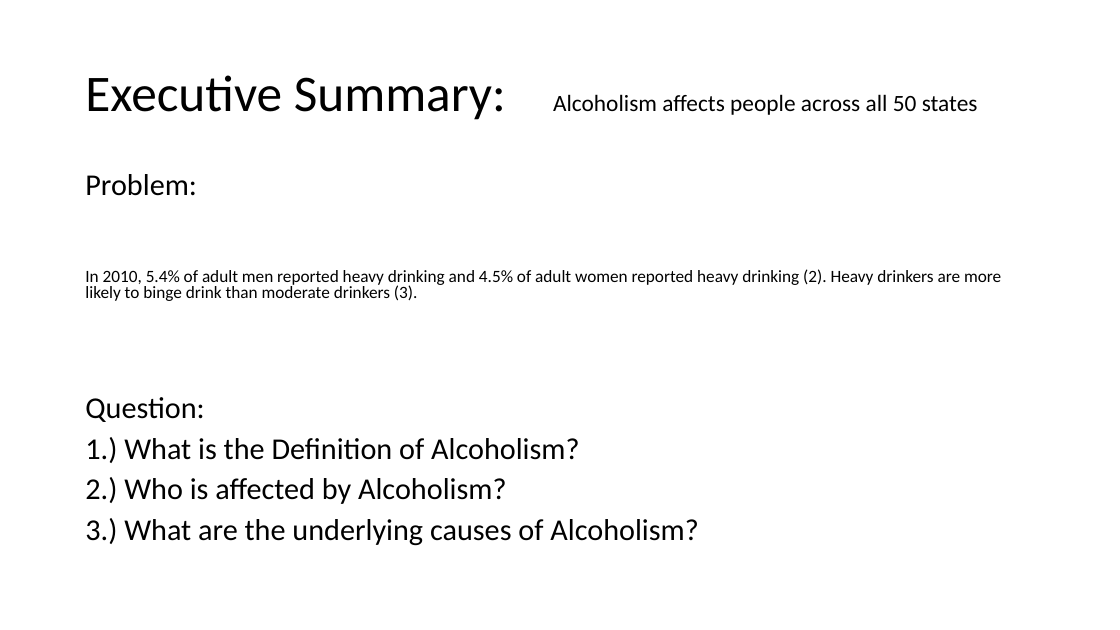
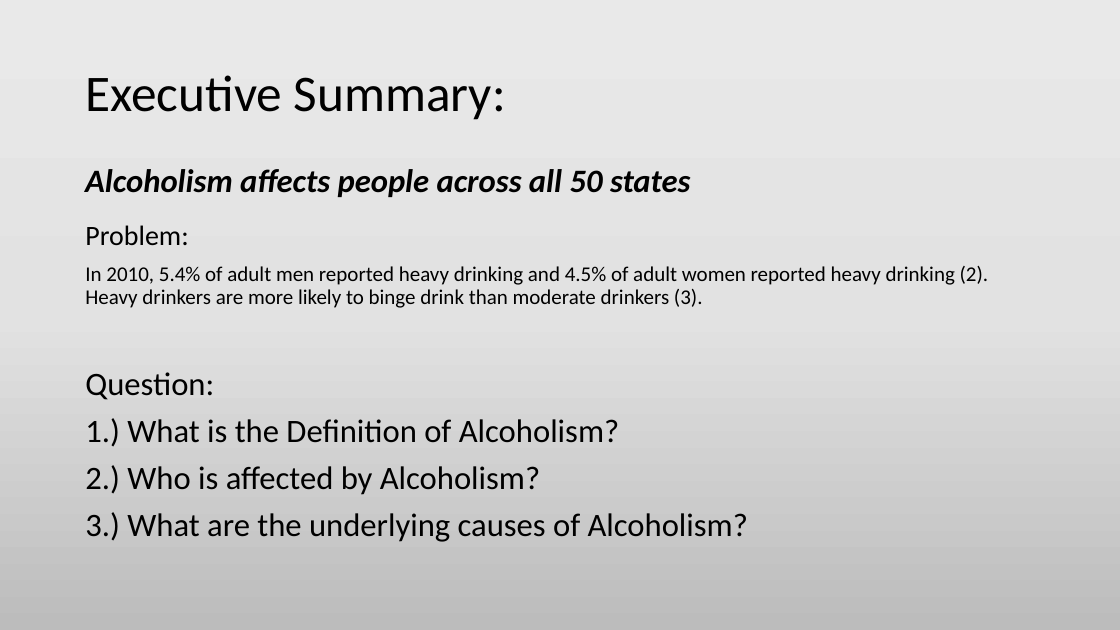
Before and after one commit to cmtaflin/Groupb2, a slide deck: slide 2 of Caused of Alcoholism.pptx. Drawn at 1120x630 pixels with LibreOffice and Linux fonts; fonts in the diff are those of the drawing. Boxes give left, top, right and bottom in pixels: in the first picture for what was removed or moved away, otherwise in the second. Text is boxed around its words. In the diff, an @@ line names an element or a change of style, - is before the commit and + after.

```diff
--- a/Caused of Alcoholism.pptx
+++ b/Caused of Alcoholism.pptx
@@ background #FFFFFF to gradient #EBEAEA to #E4E3E3 to #BDBCBC @@
@@ title at [85, 75, 506, 120]: text changed; size 20 to 44 pt @@
-Executive Summary: Alcoholism affects people across all 50 states
+Executive Summary:
@@ text added at [85, 169, 691, 197], 28 pt, text #000000, bold, italic @@
+Alcoholism affects people across all 50 states
@@ text "Problem:": place and size @@
-text "Problem:" at [85, 174, 1001, 546]
+text "Problem:" at [85, 225, 989, 542]
@@ text "Problem:" at [85, 225, 989, 542]: size 25.9 to 24 pt in "Problem:"; size 14.8 to 18 pt in "In 2010, 5.4% of adult men reported ..."; size 25.9 to 28 pt in "Question:", "1.) What is the Definition of Alcoholism?", "2.) Who is affected by Alcoholism?", "3.) What are the underlying causes of ..."; line spacing 0.8 to 0.9 @@
```
Also in this commit, not shown: 9 other slides changed, 4 slides added, 5 other files.
